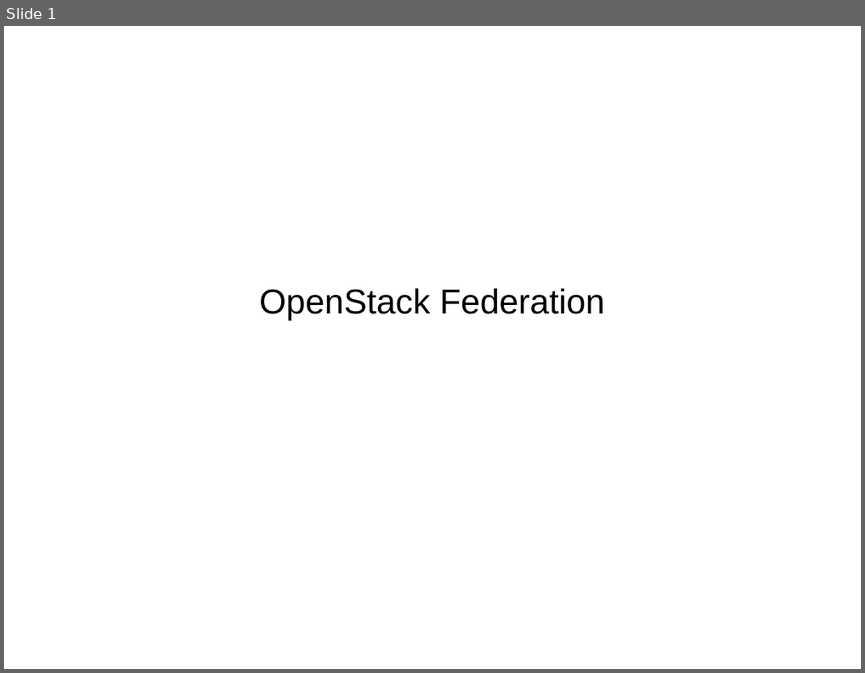
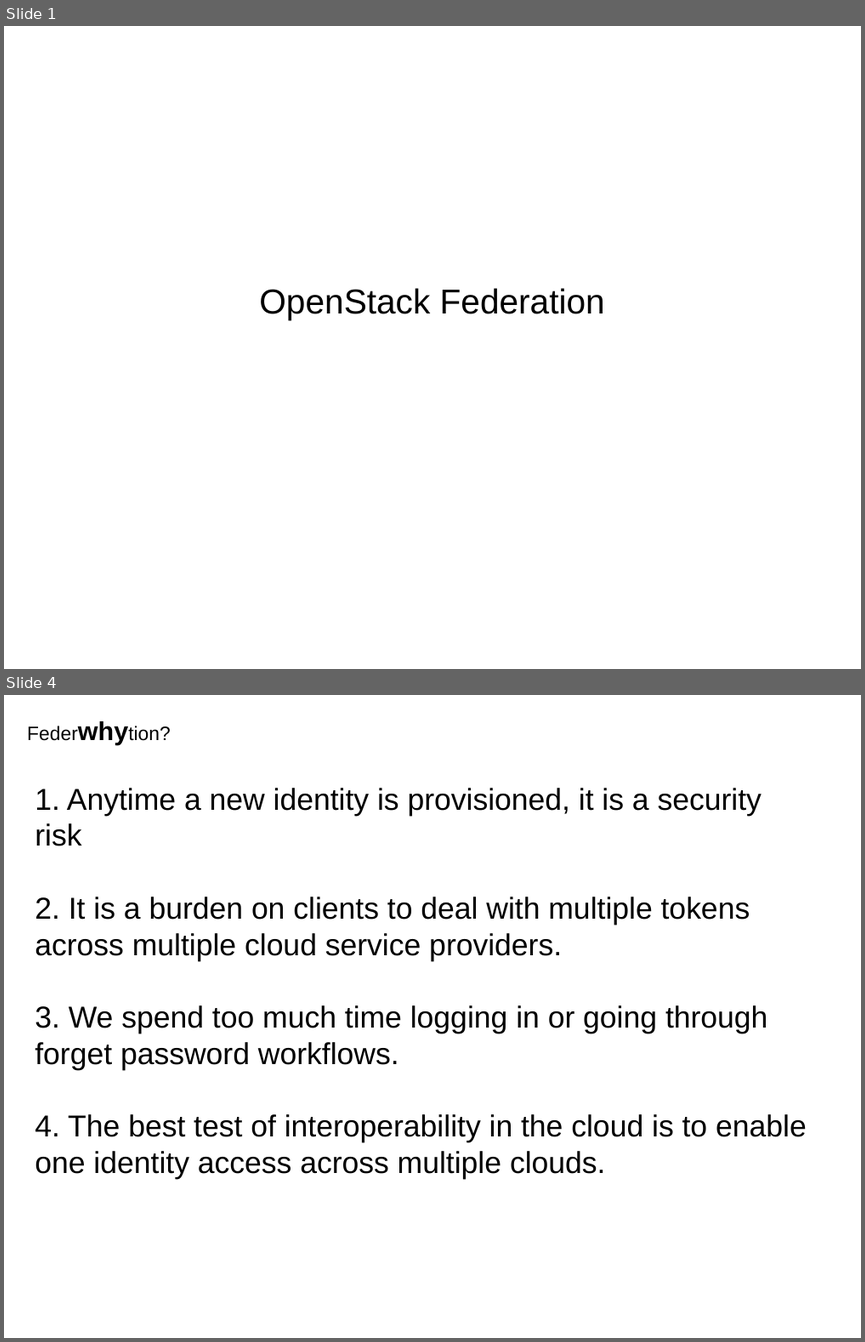
Before and after one commit to joesavak/OpenStackFederation, a slide deck: os-federation.odp. Shown one above the other, each under a label of ours: slide 1 before the commit, slides 1 and 4 after it; the slides between them are not shown. The pictures are 865x673 and 865x1342 pixels, drawn with LibreOffice and Linux fonts; fonts in the diff are those of the drawing. Boxes give left, top, right and bottom in pixels: in the first picture for what was removed or moved away, otherwise in the second. Text is boxed around its words. In the diff, an @@ line names an element or a change of style, - is before the commit and + after.

```diff
--- a/os-federation.odp
+++ b/os-federation.odp
@@ slide 4 added at (x1=4, y1=695, x2=861, y2=1338), background #FFFFFF @@
@@ text added at (x1=19, y1=710, x2=276, y2=747), 18 pt, text #000000 @@
+Federwhytion?
@@ text added at (x1=35, y1=788, x2=806, y2=1179), 28 pt, text #000000 @@
+1. Anytime a new identity is provisioned, it is a security risk
+2. It is a burden on clients to deal with multiple tokens across multiple cloud service providers.
+3. We spend too much time logging in or going through forget password workflows.
+4. The best test of interoperability in the cloud is to enable one identity access across multiple clouds.
```
Also in this commit, not shown: 4 other slides added, 1 slide removed.
